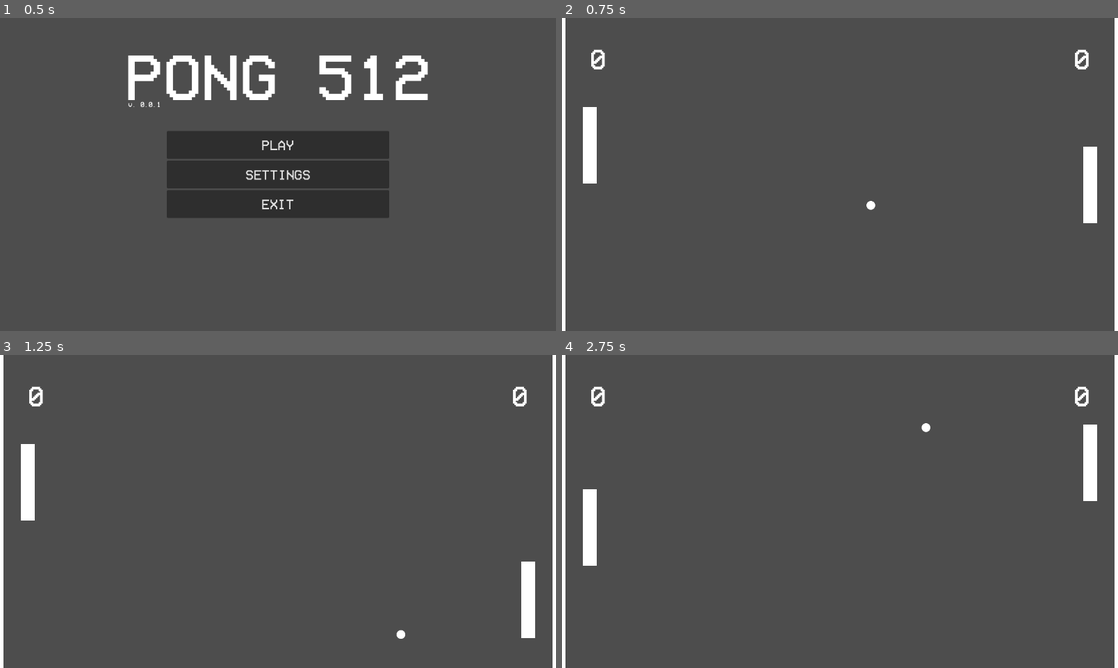
Above: before the commit, frames 1-4 (two rows, left to right).
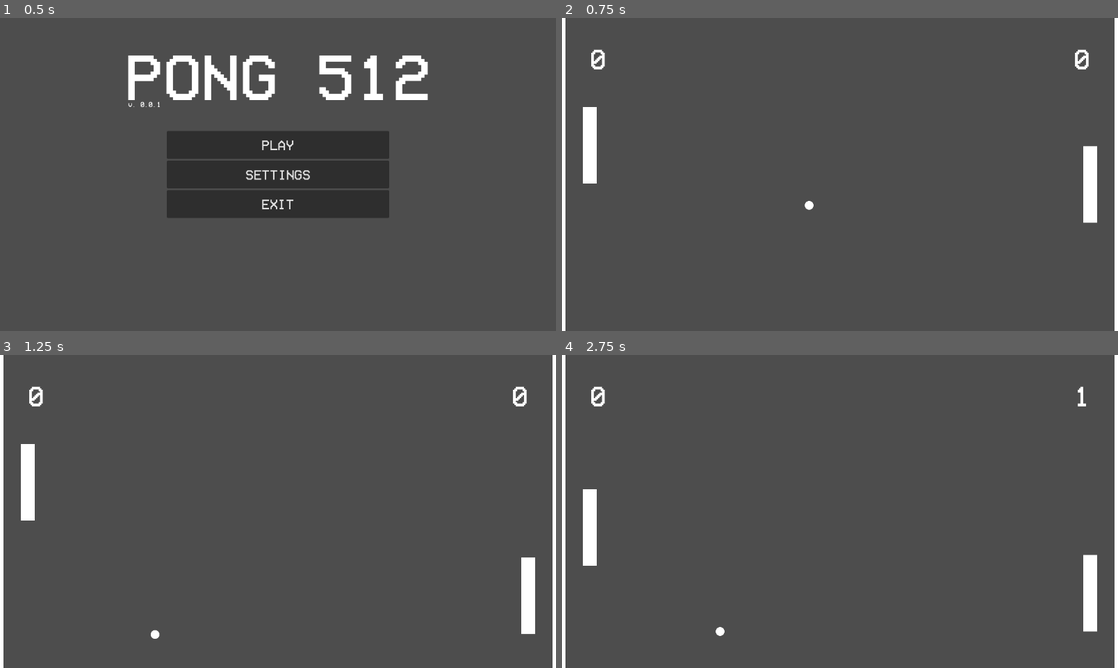
Above: after the commit, the same moments.

Repository: Cubature1/Pong-512-2D
Game: Godot game, scene res://scenes/menu.tscn
The game is run twice, just before and just after one commit, with the same random seed, the same clock (stepped at 60 frames per second) and the same inputs.
Inputs (mouse positions are in pixels of both pictures, inside the frame that each line leads up to):
- Up to frame 1 (0.5 s): no input
- Up to frame 2 (0.75 s): click "PLAY" at 0.5 s
- Up to frame 3 (1.25 s): no input
- Up to frame 4 (2.75 s): move the mouse to (962, 495) at 1.27 s; hold Up (move_up) 1.28-2.03 s; move the mouse to (728, 527) at 2.02 s; hold Down (move_down) from 2.03 s (still down)

Frame 1 is identical in both runs. In frame 2, less than 0.1% of the frame differs, in the area x 43-97%, y 40-66%; in frame 3, 0.1%; in frame 4, 1.4%, in the area x 27-97%, y 10-90%.

Commit message:
Tweaked how the ball determines its starting direction; now randomly picks x and y as plusorminus zero independently. Added Global randint(min, max) function, which is currently unused.

Diff:
--- a/global.gd
+++ b/global.gd
@@ -1,11 +1,17 @@
 extends Node
 
+#region Variables
 var paddle_height = 88
 var paddle_width = 16
 
 var player_score
 var cpu_score
+#endregion
 
+#region Functions
+# randint is not in use but I am keeping it just in case.
+func randint(min: int, max: int) -> int: # Returns a value between min and max, inclusive.
+	return (randi() % max + 1) + min
 
 func scene(target): # Scene change function
 	var scene_path
@@ -15,3 +21,4 @@
 		scene_path += ".tscn"
 	await get_tree().process_frame # Wait for collision
 	get_tree().change_scene_to_file(scene_path)
+#endregion
--- a/scripts/ball.gd
+++ b/scripts/ball.gd
@@ -2,20 +2,21 @@
 
 @export var speed = 600
 var screen_size
-
 var bounce = false
 var velocity = Vector2.ZERO
-var coin
+
+func coinflip():
+	var coin = randi() % 2
+	if coin:
+		return 1
+	else:
+		return -1
+
 # Called when the node enters the scene tree for the first time.
 func _ready() -> void:
 	screen_size = get_viewport_rect().size
-	coin = randi() % 2
-	if coin == 0:
-		velocity.x = 1.
-	else:
-		velocity.x = -1.
-	#velocity.y = (randf() - 0.5) / 2
-	velocity.y = 1
+	velocity = Vector2(coinflip(),coinflip())
+	print("Ball velocity is", velocity)
 
 
 # Called every frame. 'delta' is the elapsed time since the previous frame.
Not shown, added: scenes/game.tscn4754476992.tmp
Not shown, added: scenes/game.tscn4759850699.tmp
